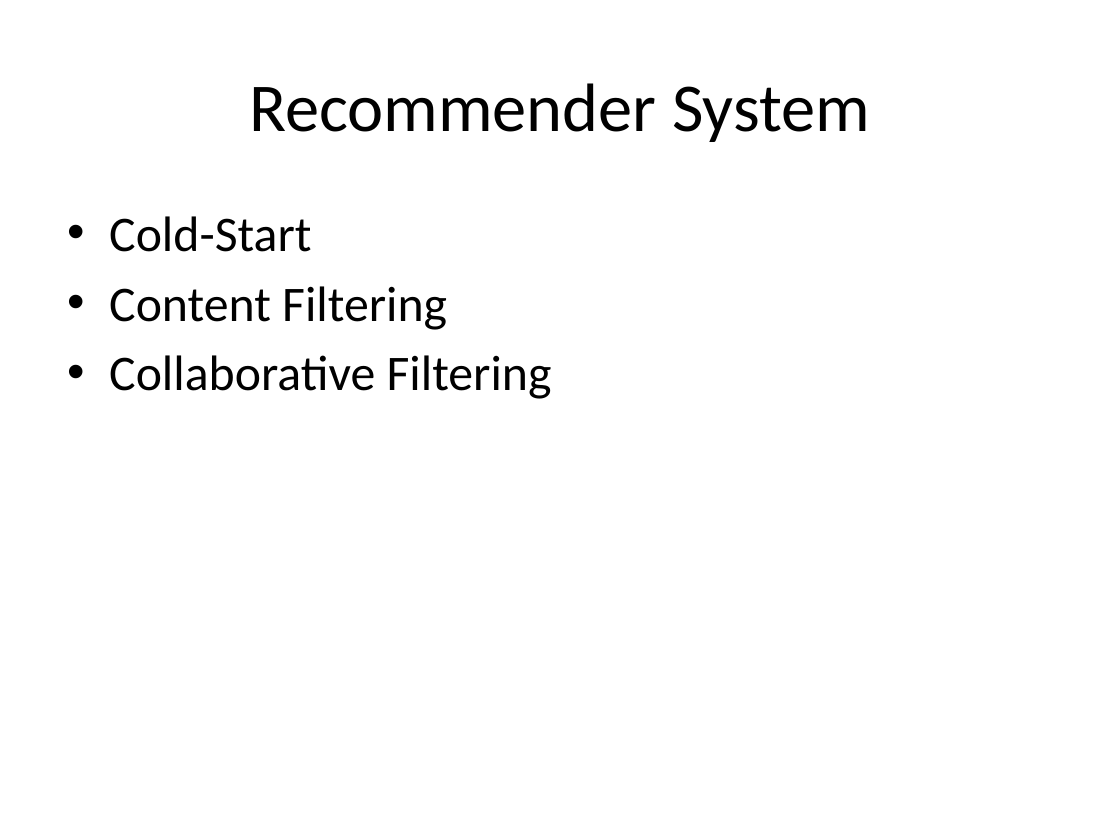
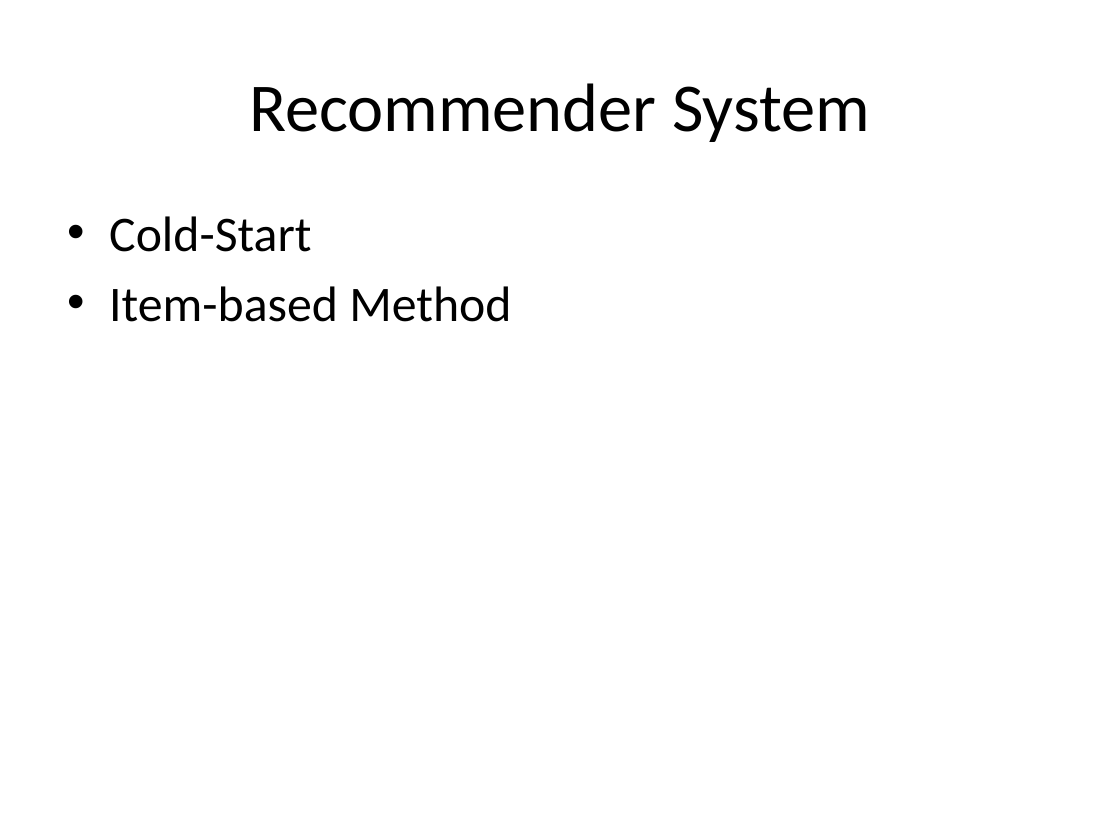
Before and after one commit to amumu-dev/paperlens, a slide deck: slide 8 of doc/RecULike.pptx. Drawn at 1120x840 pixels with LibreOffice and Linux fonts; fonts in the diff are those of the drawing. Boxes give left, top, right and bottom in pixels: in the first picture for what was removed or moved away, otherwise in the second. Text is boxed around its words. In the diff, an @@ line names an element or a change of style, - is before the commit and + after.

```diff
--- a/doc/RecULike.pptx
+++ b/doc/RecULike.pptx
@@ text at bbox=[109, 286, 511, 322]: text changed @@
-• Content Filtering
-• Collaborative Filtering
+• Item-based Method
```
Also in this commit, not shown: 1 slide added, 1 other file.
